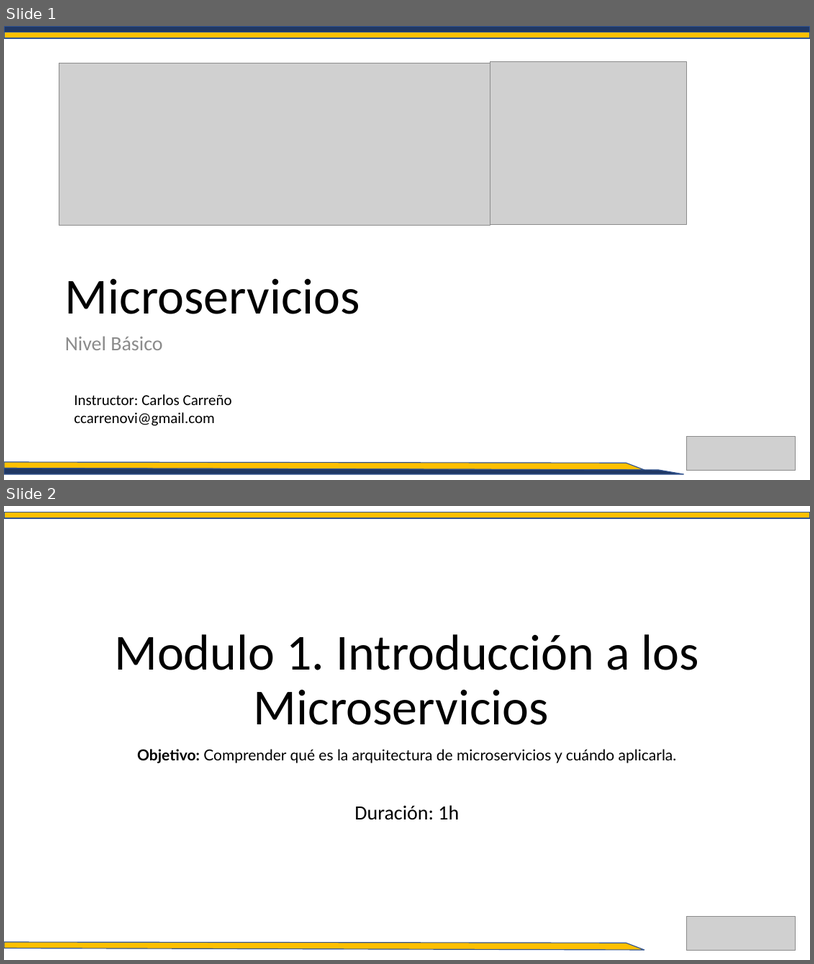
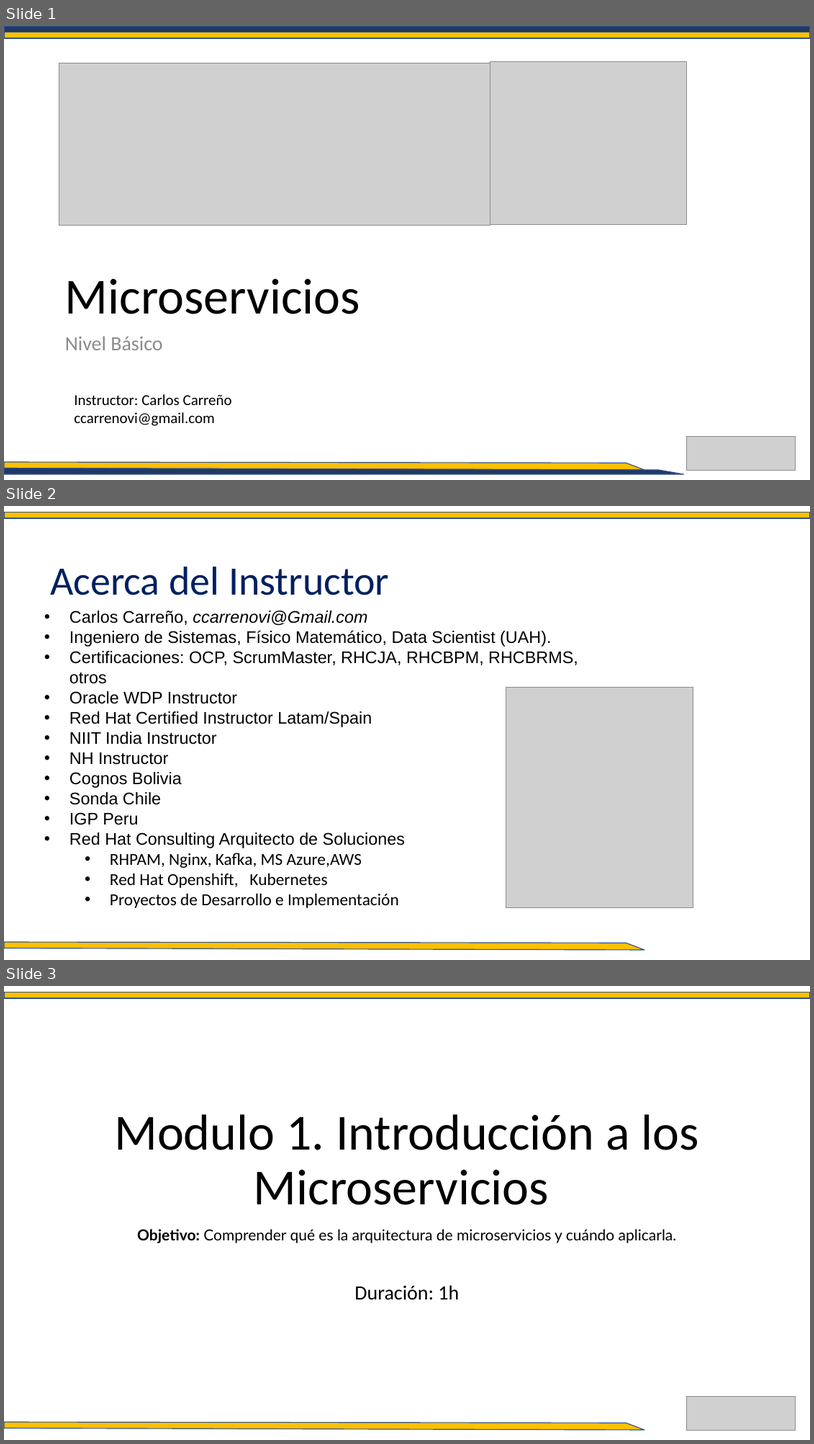
Before and after one commit to carloscarreno/microservicios-basico, a slide deck: presentaciones/Modulo 1 Introducción a los Microservicios.pptx. Shown one above the other, each under a label of ours: slides 1 and 2 before the commit, slides 1, 2 and 3 after it. The pictures are 814x964 and 814x1444 pixels, drawn with LibreOffice and Linux fonts; fonts in the diff are those of the drawing; grey boxes stand for pictures; background and template pictures are left out. Boxes give left, top, right and bottom in pixels: in the first picture for what was removed or moved away, otherwise in the second. Text is boxed around its words. In the diff, an @@ line names an element or a change of style, - is before the commit and + after.

```diff
--- a/presentaciones/Modulo 1 Introducción a los Microservicios.pptx
+++ b/presentaciones/Modulo 1 Introducción a los Microservicios.pptx
@@ slide 2 added at (x1=4, y1=506, x2=810, y2=960), background #FFFFFF; not listed: 2 template elements that a slide beside it also shows @@
@@ text added at (x1=50, y1=566, x2=389, y2=595), 48 pt, text #002060 @@
+Acerca del Instructor
@@ text added at (x1=70, y1=610, x2=579, y2=908), 20 pt, text #000000 @@
+• Carlos Carreño, ccarrenovi@Gmail.com
+• Ingeniero de Sistemas, Físico Matemático, Data Scientist (UAH).
+• Certificaciones: OCP, ScrumMaster, RHCJA, RHCBPM, RHCBRMS, otros
+• Oracle WDP Instructor
+• Red Hat Certified Instructor Latam/Spain
+• NIIT India Instructor
+• NH Instructor
+• Cognos Bolivia
+• Sonda Chile
+• IGP Peru
+• Red Hat Consulting Arquitecto de Soluciones
+  • RHPAM, Nginx, Kafka, MS Azure,AWS
+  • Red Hat Openshift, Kubernetes
+  • Proyectos de Desarrollo e Implementación
@@ picture added at (x1=506, y1=687, x2=694, y2=907) @@
@@ text added at (x1=18, y1=924, x2=147, y2=942), 12 pt, text #FFFFFF @@
+Docker para desarrolladores
@@ what was slide 2 is now slide 3 @@
```
Also in this commit, not shown: 1 other file.
